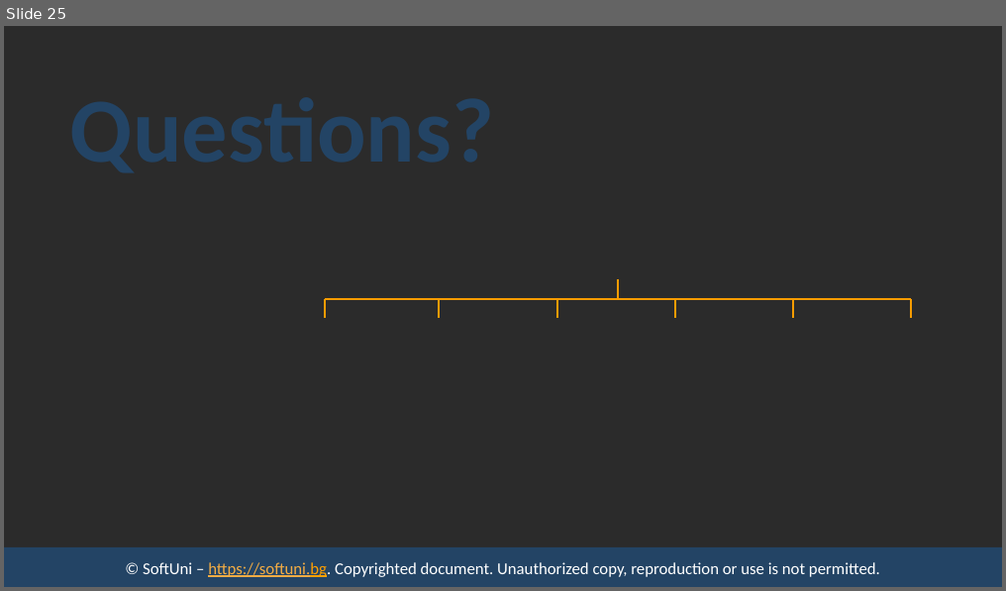
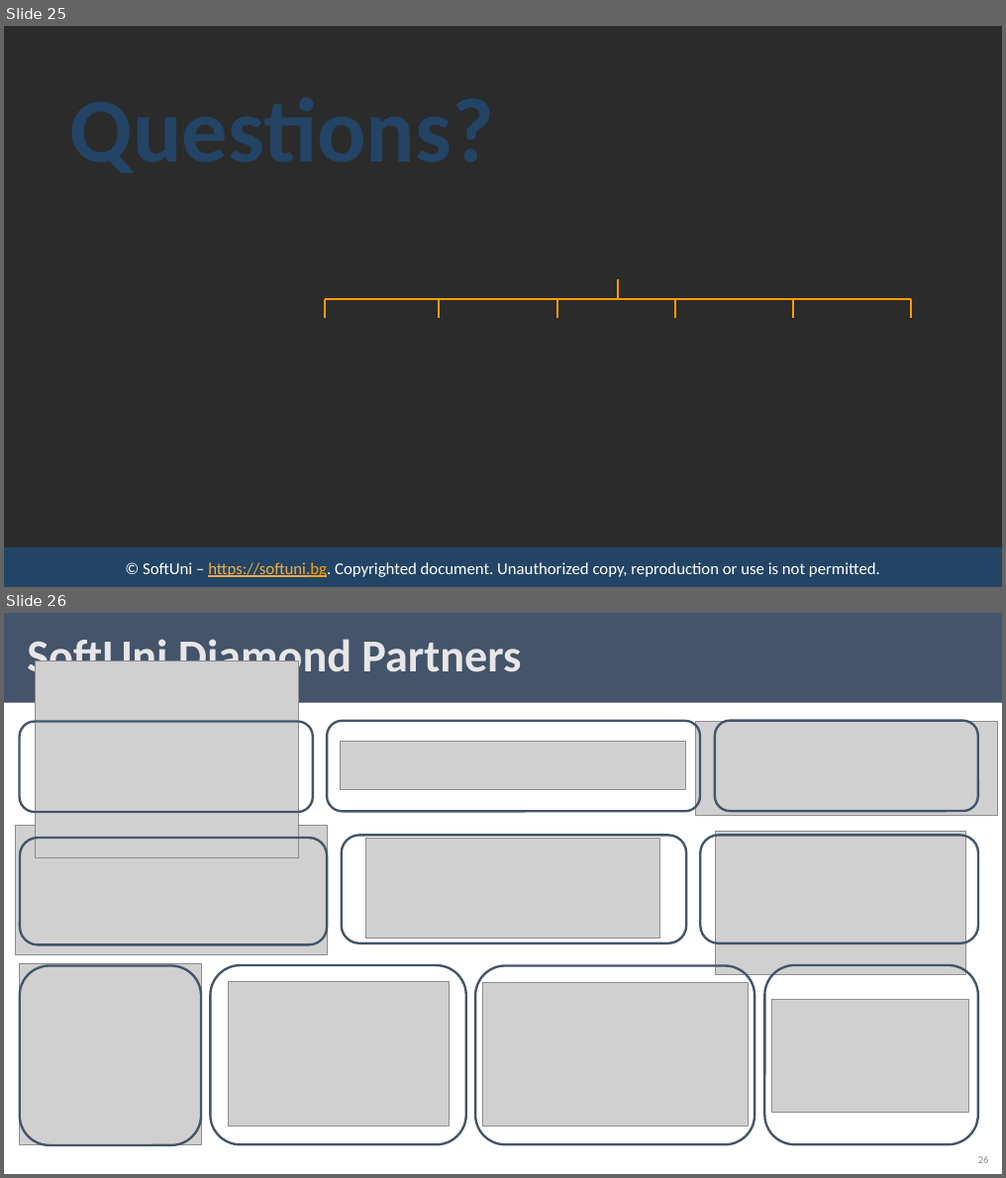
Before and after one commit to ErayErol/Software-University-Courses, a slide deck: 2021.09 - [ JS Back End ]/07 - [ Sessions And Authentication ]/00 - [ Resources ]/Presentation.pptx. Shown one above the other, each under a label of ours: slide 25 before the commit, slides 25 and 26 after it. The pictures are 1006x591 and 1006x1178 pixels, drawn with LibreOffice and Linux fonts; fonts in the diff are those of the drawing; grey boxes stand for pictures; background and template pictures are left out; a plain dark background stands for a picture behind light text. Boxes give left, top, right and bottom in pixels: in the first picture for what was removed or moved away, otherwise in the second. Text is boxed around its words. In the diff, an @@ line names an element or a change of style, - is before the commit and + after.

```diff
--- a/2021.09 - [ JS Back End ]/07 - [ Sessions And Authentication ]/00 - [ Resources ]/Presentation.pptx
+++ b/2021.09 - [ JS Back End ]/07 - [ Sessions And Authentication ]/00 - [ Resources ]/Presentation.pptx
@@ slide 26 added at bbox=[4, 613, 1002, 1174], background #FFFFFF @@
@@ rectangle added at bbox=[4, 613, 1002, 703], fill #44546A @@
@@ title added at bbox=[27, 634, 521, 683], 44 pt, text #E7E6E6, bold @@
+SoftUni Diamond Partners
@@ picture added at bbox=[35, 661, 298, 859] @@
@@ rounded rectangle added at bbox=[20, 722, 313, 812], outline #44546A 2.25 pt @@
@@ rounded rectangle added at bbox=[327, 721, 700, 811], outline #44546A 2.25 pt @@
@@ picture added at bbox=[696, 722, 997, 816] @@
@@ rounded rectangle added at bbox=[715, 721, 979, 811], outline #44546A 2.25 pt @@
@@ picture added at bbox=[340, 741, 685, 789] @@
@@ picture added at bbox=[15, 826, 328, 956] @@
@@ rounded rectangle added at bbox=[20, 838, 327, 945], outline #44546A 2.25 pt @@
@@ rounded rectangle added at bbox=[342, 836, 687, 944], outline #44546A 2.25 pt @@
@@ picture added at bbox=[365, 839, 659, 939] @@
@@ rounded rectangle added at bbox=[700, 836, 978, 944], outline #44546A 2.25 pt @@
@@ picture added at bbox=[715, 831, 966, 974] @@
@@ picture added at bbox=[20, 963, 202, 1146] @@
@@ rounded rectangle added at bbox=[20, 966, 202, 1146], outline #44546A 2.25 pt @@
@@ rounded rectangle added at bbox=[211, 965, 466, 1146], outline #44546A 2.25 pt @@
@@ rounded rectangle added at bbox=[475, 966, 754, 1146], outline #44546A 2.25 pt @@
@@ rounded rectangle added at bbox=[764, 965, 978, 1146], outline #44546A 2.25 pt @@
@@ picture added at bbox=[229, 982, 450, 1127] @@
@@ picture added at bbox=[482, 983, 748, 1127] @@
@@ picture added at bbox=[771, 999, 969, 1112] @@
@@ page number added at bbox=[978, 1157, 989, 1163], 10 pt, text #8C8C8C @@
+26
```
Also in this commit, not shown: 5 slides changed, 1 other slide added, 38 other files.
